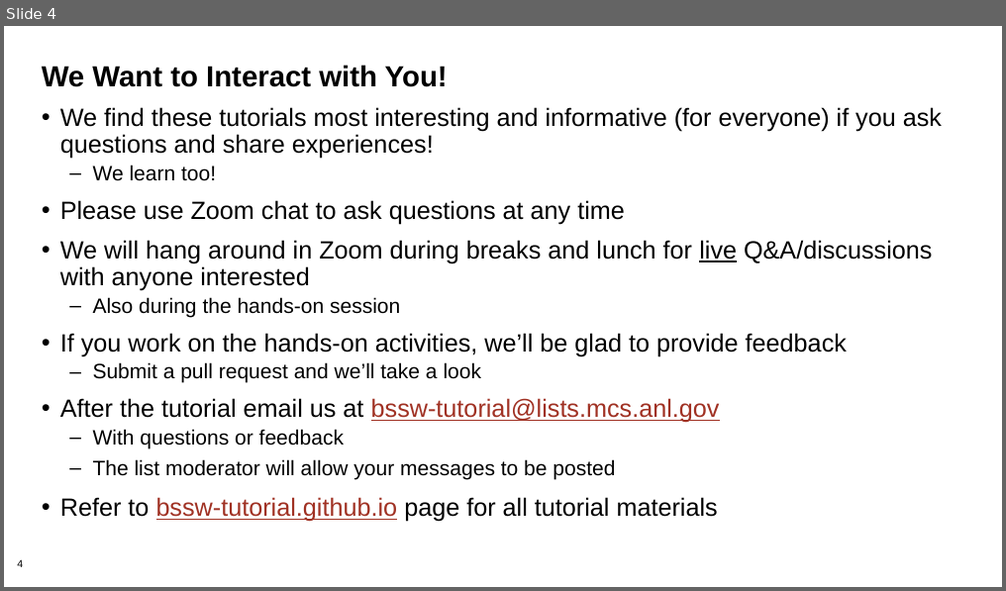
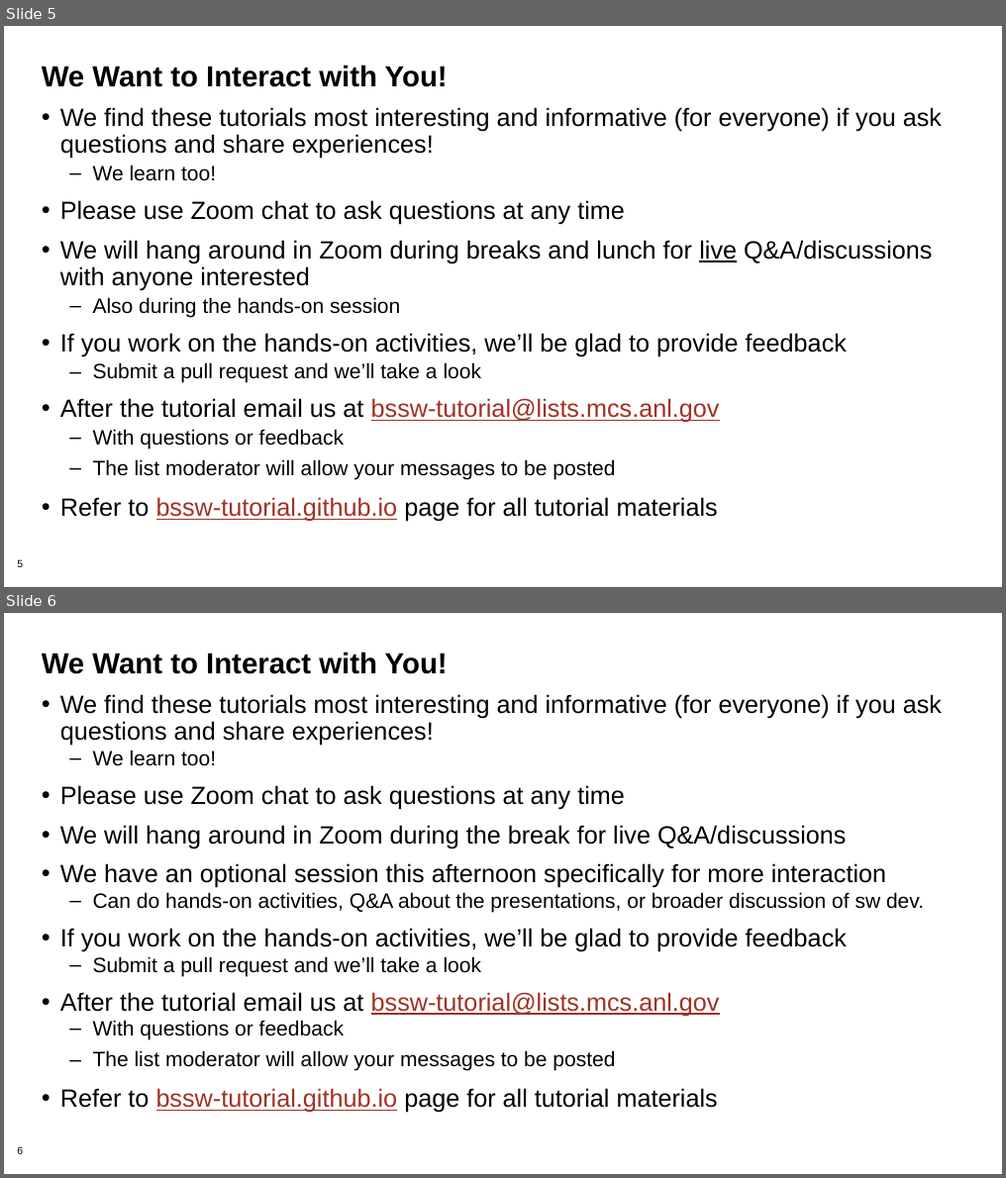
Before and after one commit to bssw-tutorial/presentations, a slide deck: intro-extra.pptx. Shown one above the other, each under a label of ours: slide 4 before the commit, slides 5 and 6 after it. The pictures are 1006x591 and 1006x1178 pixels, drawn with LibreOffice and Linux fonts; fonts in the diff are those of the drawing; background and template pictures are left out. Boxes give left, top, right and bottom in pixels: in the first picture for what was removed or moved away, otherwise in the second. Text is boxed around its words. In the diff, an @@ line names an element or a change of style, - is before the commit and + after.

```diff
--- a/intro-extra.pptx
+++ b/intro-extra.pptx
@@ slide 6 added at <box>4,613,1002,1174</box>, background #FFFFFF; not listed: 1 template element that a slide beside it also shows @@
@@ title added at <box>42,652,448,674</box>, 28 pt, text #000000, bold @@
+We Want to Interact with You!
@@ text added at <box>60,694,942,1113</box>, 24 pt, text #000000 @@
+• We find these tutorials most interesting and informative (for everyone) if you ask questions and share experiences!
+  – We learn too!
+• Please use Zoom chat to ask questions at any time
+• We will hang around in Zoom during the break for live Q&A/discussions
+• We have an optional session this afternoon specifically for more interaction
+  – Can do hands-on activities, Q&A about the presentations, or broader discussion of sw dev.
+• If you work on the hands-on activities, we’ll be glad to provide feedback
+  – Submit a pull request and we’ll take a look
+• After the tutorial email us at bssw-tutorial@lists.mcs.anl.gov
+  – With questions or feedback
+  – The list moderator will allow your messages to be posted
+• Refer to bssw-tutorial.github.io page for all tutorial materials
@@ what was slide 4 is now slide 5 @@
@@ page number at <box>17,560,23,568</box>: text changed @@
-4
+5
```
Also in this commit, not shown: 1 other slide added, 6 other files.
